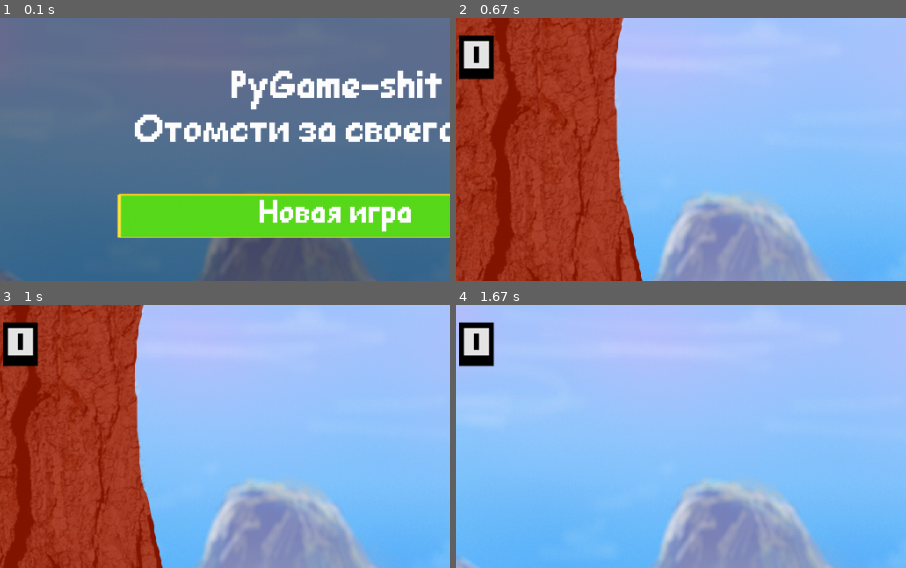
Above: before the commit, frames 1-4 (two rows, left to right).
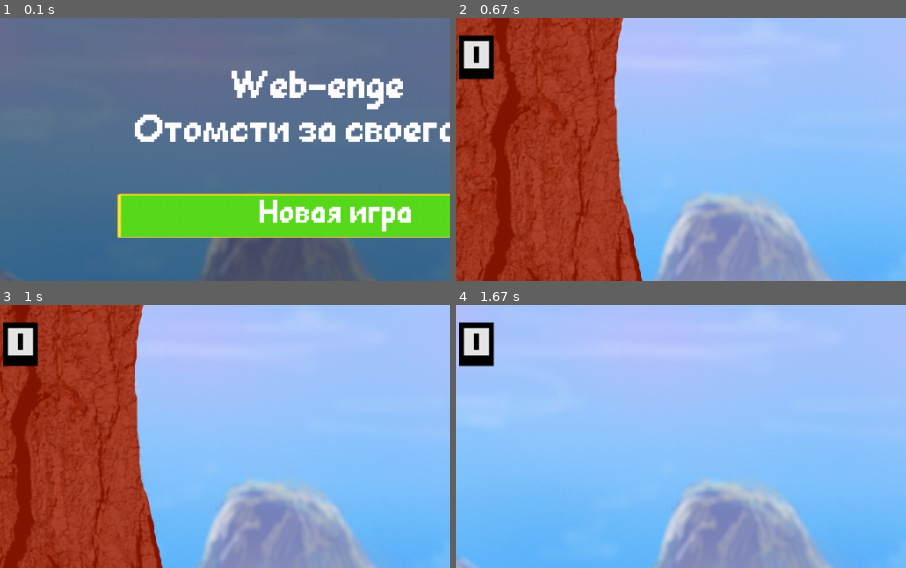
Above: after the commit, the same moments.

Repository: SwampWood/PyGame-shit
Game: pygame game, started from main.py
Two runs of this game, one before a commit and one after it. Both use one fixed random seed, a clock stepped at 60 frames per second and the inputs below.
Inputs (mouse positions are % of the whole screen's width and height, from its top left):
- Up to frame 1 (0.1 s): no input
- Up to frame 2 (0.67 s): click (51, 37) at 0.38 s
- Up to frame 3 (1 s): hold D from 0.67 s (still down)
- Up to frame 4 (1.67 s): release D at 1.13 s; hold D 1.17-1.63 s; tap Space at 1.23, 1.53 s
The pictures show only the part of the screen within x 13-63%, y 0-50%; the shares and areas given below are measured in that part.

The runs differ from the first frame. In frame 1, 2.8% of the frame differs, in the area x 51-99%, y 19-35%; in frame 2, nothing differs; in frame 3, nothing differs; in frame 4, nothing differs.

Commit message:
Информационные части

Diff:
--- a/main.py
+++ b/main.py
@@ -195,7 +195,7 @@
 class StartScreen:
     def __init__(self):
         global background
-        Text(400, 50, 50, 'PyGame-shit')
+        Text(400, 50, 50, 'Web-enge')
         Text(290, 100, 50, 'Отомсти за своего отца')
         background = pygame.transform.scale(load_image("Death_background.png"), (width, height))
         Button(270, 200, 50, 500, 'Новая игра', func_=new_game)
Not shown, added: Пояснительная записка.docx
Not shown, added: Презентация.pptx
